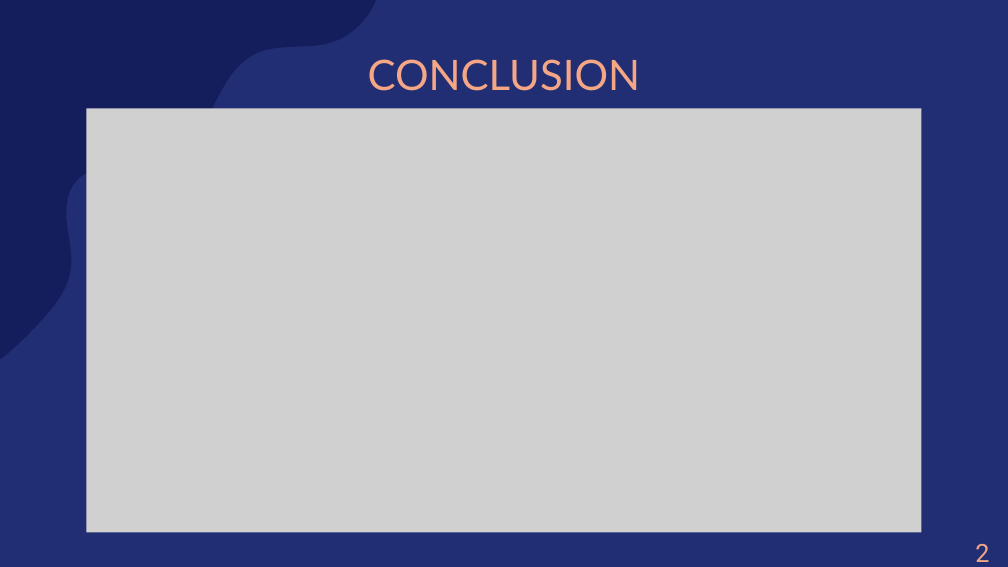
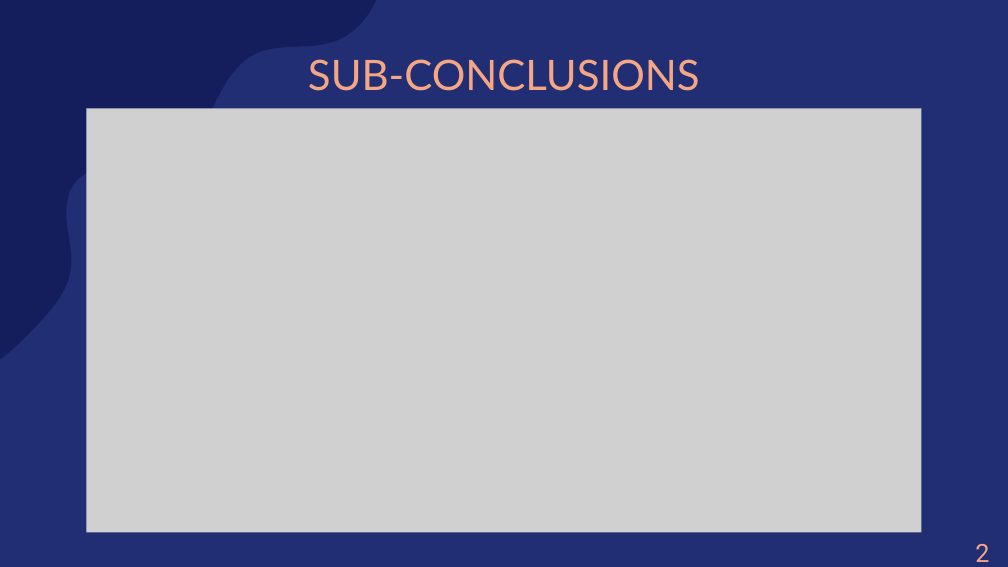
Before and after one commit to amarquard089/Covid19-Hospitalisierungsrate, a slide deck: slide 25 of Praesentation/COVID-19 Hospitalisierungsrate.pptx. Drawn at 1008x567 pixels with LibreOffice and Linux fonts; fonts in the diff are those of the drawing; grey boxes stand for pictures. Boxes give left, top, right and bottom in pixels: in the first picture for what was removed or moved away, otherwise in the second. Text is boxed around its words. In the diff, an @@ line names an element or a change of style, - is before the commit and + after.

Commit message:
final ppt and pdf

```diff
--- a/Praesentation/COVID-19 Hospitalisierungsrate.pptx
+++ b/Praesentation/COVID-19 Hospitalisierungsrate.pptx
@@ title at [308, 59, 700, 91]: text changed @@
-CONCLUSION
+SUB-CONCLUSIONS
```
Also in this commit, not shown: 2 other slides changed, 1 other file.
